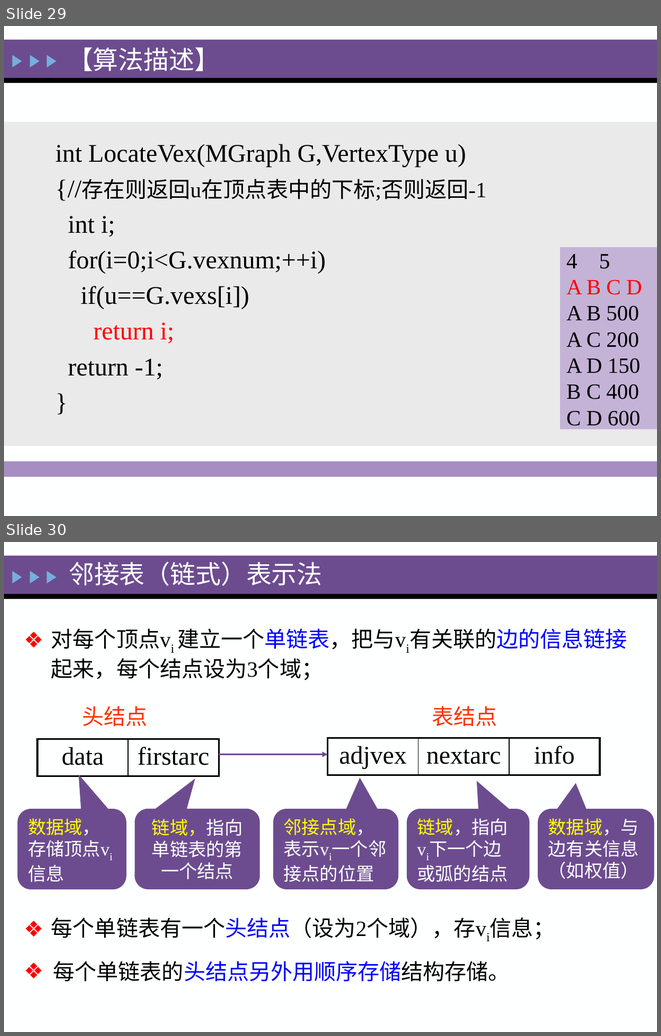
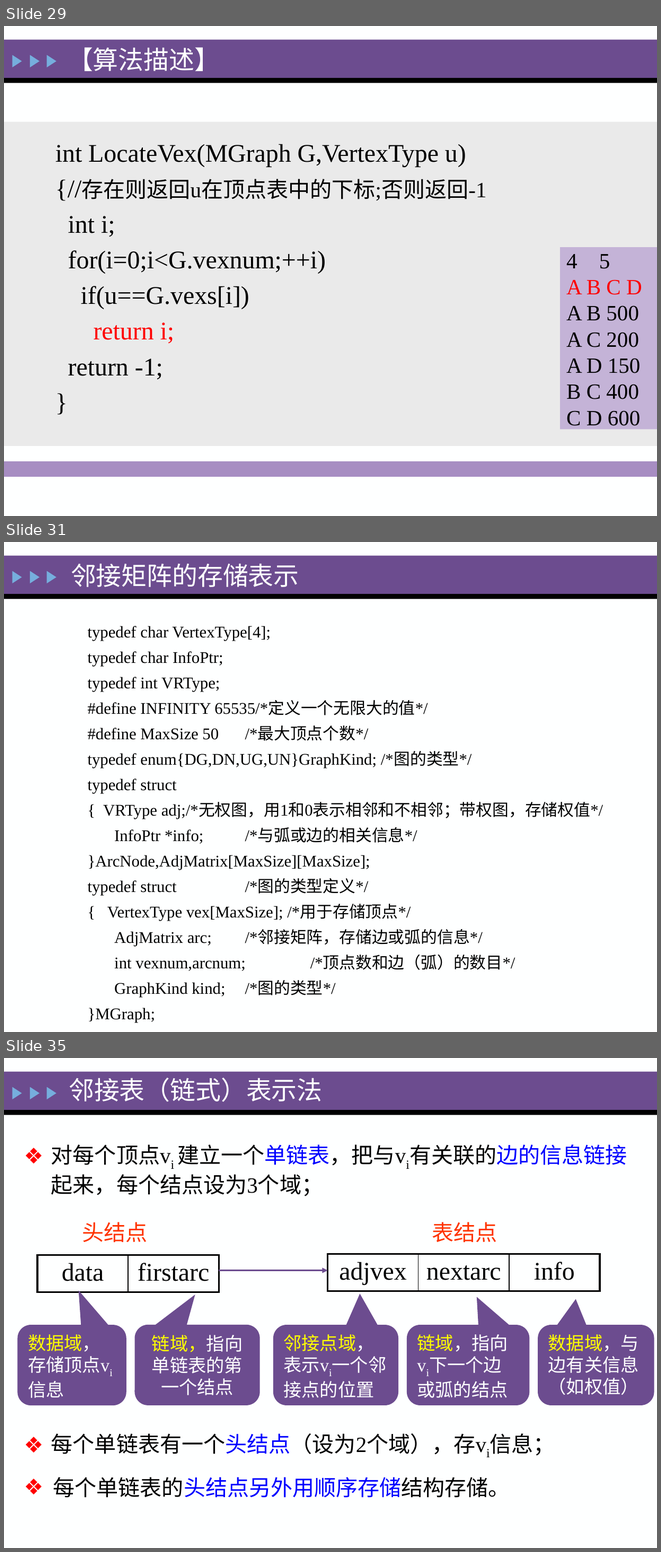
Before and after one commit to zeemeil/zeemeil.github.io, a slide deck: files/2025_1_DS/0416_DS_Diagram.pptx. Shown one above the other, each under a label of ours: slides 29 and 30 before the commit, slides 29, 31 and 35 after it; the slides between them are not shown. The pictures are 661x1036 and 661x1552 pixels, drawn with LibreOffice and Linux fonts; fonts in the diff are those of the drawing. Boxes give left, top, right and bottom in pixels: in the first picture for what was removed or moved away, otherwise in the second. Text is boxed around its words. In the diff, an @@ line names an element or a change of style, - is before the commit and + after.

Commit message:
DS graph

```diff
--- a/files/2025_1_DS/0416_DS_Diagram.pptx
+++ b/files/2025_1_DS/0416_DS_Diagram.pptx
@@ slide 31 added at [4, 542, 657, 1032], background #FEFFFF; not listed: 5 template elements that a slide beside it also shows @@
@@ title added at [71, 563, 299, 587], 28 pt, text #FEFFFF @@
+邻接矩阵的存储表示
@@ text added at [88, 626, 603, 995], 18 pt, text #000000 @@
+typedef char VertexType[4];
+typedef char InfoPtr;
+typedef int VRType;
+#define INFINITY 65535/*定义一个无限大的值*/
+#define MaxSize 50 /*最大顶点个数*/
+typedef enum{DG,DN,UG,UN}GraphKind; /*图的类型*/
+typedef struct
+{ VRType adj;/*无权图，用1和0表示相邻和不相邻；带权图，存储权值*/
+InfoPtr *info; /*与弧或边的相关信息*/
+}ArcNode,AdjMatrix[MaxSize][MaxSize];
+typedef struct /*图的类型定义*/
+{ VertexType vex[MaxSize]; /*用于存储顶点*/
+AdjMatrix arc; /*邻接矩阵，存储边或弧的信息*/
+int vexnum,arcnum; /*顶点数和边（弧）的数目*/
+GraphKind kind; /*图的类型*/
+}MGraph;
@@ what was slide 30 is now slide 35 @@
```
Also in this commit, not shown: 4 other slides added, 1 slide removed, 2 other files.
